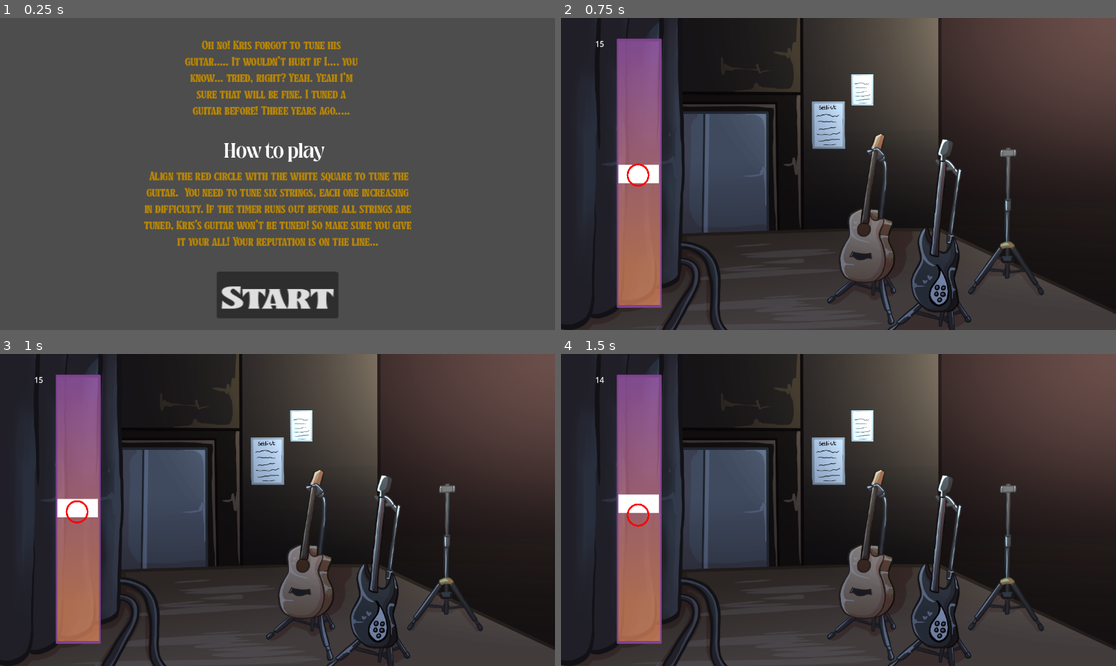
Above: before the commit, frames 1-4 (two rows, left to right).
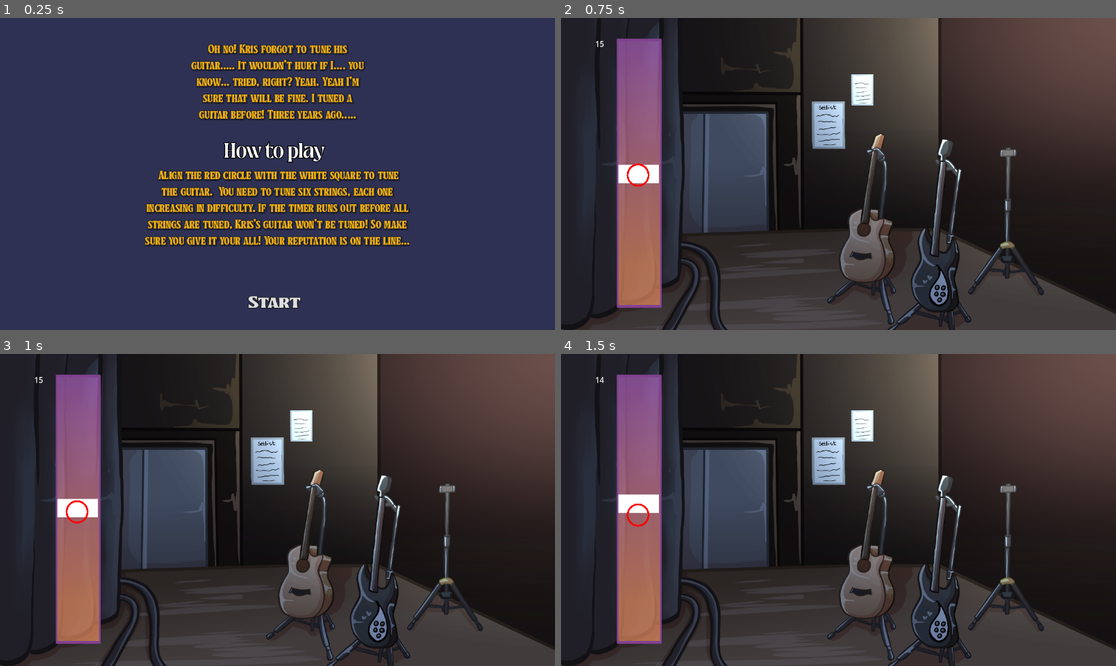
Above: after the commit, the same moments.

Repository: authenticBloodshed/RecklessRoadie
Game: Godot game, scene res://TitleScreen.tscn
The game is run twice, just before and just after one commit, with the same random seed, the same clock (stepped at 60 frames per second) and the same inputs.
Inputs (mouse positions are in pixels of both pictures, inside the frame that each line leads up to):
- Up to frame 1 (0.25 s): no input
- Up to frame 2 (0.75 s): click "Start" at 0.5 s
- Up to frame 3 (1 s): no input
- Up to frame 4 (1.5 s): move the mouse to (960, 494) at 1.27 s

The runs differ from the first frame. In frame 1, 99% of the frame differs, in the area x 0-100%, y 0-100%; in frame 2, nothing differs; in frame 3, nothing differs; in frame 4, nothing differs.

Commit message:
adjusted tutorial screen slightly

Diff:
--- a/Introduction To Godot/TitleScreen.tscn
+++ b/Introduction To Godot/TitleScreen.tscn
@@ -1,13 +1,20 @@
-[gd_scene load_steps=8 format=3 uid="uid://dver56n4kwo3v"]
+[gd_scene load_steps=11 format=3 uid="uid://dver56n4kwo3v"]
 
 [ext_resource type="FontFile" uid="uid://4vyiny430ctn" path="res://Tullamore DEMO.ttf" id="1_ykyrh"]
 [ext_resource type="Script" path="res://StartButton.gd" id="2_bua3y"]
 [ext_resource type="FontFile" uid="uid://bsl22kqe01g6y" path="res://Tullamore DEMO.otf" id="3_vj2fm"]
 [ext_resource type="FontFile" uid="uid://lyh0tftt7x8e" path="res://Fontspring-DEMO-prettyboy-semibold.otf" id="4_ht25a"]
 
+[sub_resource type="Theme" id="Theme_yvf81"]
+
+[sub_resource type="StyleBoxFlat" id="StyleBoxFlat_sdoly"]
+bg_color = Color(1, 1, 1, 1)
+
 [sub_resource type="Theme" id="Theme_qyarw"]
 default_font = ExtResource("1_ykyrh")
-default_font_size = 70
+default_font_size = 69
+
+[sub_resource type="StyleBoxEmpty" id="StyleBoxEmpty_3xi5o"]
 
 [sub_resource type="Theme" id="Theme_10ssr"]
 default_font = ExtResource("3_vj2fm")
@@ -25,38 +32,70 @@
 grow_horizontal = 2
 grow_vertical = 2
 
+[node name="Panel" type="Panel" parent="."]
+self_modulate = Color(0.180392, 0.192157, 0.32549, 1)
+layout_mode = 0
+offset_left = -824.0
+offset_top = -252.0
+offset_right = -784.0
+offset_bottom = -212.0
+scale = Vector2(105.25, 45.3434)
+theme = SubResource("Theme_yvf81")
+theme_override_styles/panel = SubResource("StyleBoxFlat_sdoly")
+
 [node name="StartButton" type="Button" parent="."]
-layout_mode = 0
-offset_left = 450.0
-offset_top = 527.0
-offset_right = 582.0
-offset_bottom = 613.0
-scale = Vector2(1.91108, 1.12681)
+layout_mode = 1
+anchors_preset = 7
+anchor_left = 0.5
+anchor_top = 1.0
+anchor_right = 0.5
+anchor_bottom = 1.0
+offset_left = -66.0
+offset_top = -86.0
+offset_right = 66.0
+grow_horizontal = 2
+grow_vertical = 0
+scale = Vector2(0.897156, 0.601268)
 theme = SubResource("Theme_qyarw")
 theme_override_colors/font_outline_color = Color(0, 0, 0, 1)
+theme_override_constants/outline_size = 5
+theme_override_styles/normal = SubResource("StyleBoxEmpty_3xi5o")
 text = "Start"
 script = ExtResource("2_bua3y")
 
 [node name="Story" type="RichTextLabel" parent="."]
-layout_mode = 0
-offset_left = 374.0
-offset_top = 37.0
-offset_right = 753.0
-offset_bottom = 208.0
+layout_mode = 1
+anchors_preset = 5
+anchor_left = 0.5
+anchor_right = 0.5
+offset_left = -189.5
+offset_top = 45.0
+offset_right = 189.5
+offset_bottom = 216.0
+grow_horizontal = 2
 theme = SubResource("Theme_10ssr")
-theme_override_colors/default_color = Color(0.713726, 0.521569, 0.027451, 1)
+theme_override_colors/default_color = Color(0.92549, 0.682353, 0.0705882, 1)
+theme_override_colors/font_shadow_color = Color(0, 0, 0, 0.321569)
 theme_override_constants/shadow_outline_size = 10
 bbcode_enabled = true
 text = "[center]Oh no! Kris forgot to tune his guitar..... It wouldn't hurt if I.... you know... tried, right? Yeah. Yeah I'm sure that will be fine. I tuned a guitar before! Three years ago....."
 
-[node name="rules" type="RichTextLabel" parent="."]
-layout_mode = 0
-offset_left = 293.0
-offset_top = 309.0
-offset_right = 861.0
-offset_bottom = 480.0
+[node name="Rules" type="RichTextLabel" parent="."]
+layout_mode = 1
+anchors_preset = 7
+anchor_left = 0.5
+anchor_top = 1.0
+anchor_right = 0.5
+anchor_bottom = 1.0
+offset_left = -275.0
+offset_top = -341.0
+offset_right = 275.0
+offset_bottom = -134.0
+grow_horizontal = 2
+grow_vertical = 0
 theme = SubResource("Theme_10ssr")
-theme_override_colors/default_color = Color(0.713726, 0.521569, 0.027451, 1)
+theme_override_colors/default_color = Color(0.92549, 0.682353, 0.0705882, 1)
+theme_override_colors/font_shadow_color = Color(0, 0, 0, 0.321569)
 theme_override_constants/shadow_outline_size = 10
 bbcode_enabled = true
 text = "[center] Align the red circle with the white square to tune the guitar.  You need to tune six strings, each one increasing in difficulty. If the timer runs out before all strings are tuned, Kris's guitar won't be tuned! So make sure you give it your all! Your reputation is on the line..."
@@ -68,6 +107,9 @@
 offset_right = 694.0
 offset_bottom = 321.0
 theme = SubResource("Theme_jrqtx")
+theme_override_colors/font_outline_color = Color(0, 0, 0, 1)
+theme_override_constants/shadow_outline_size = 3
+theme_override_constants/outline_size = 7
 bbcode_enabled = true
 text = "[center] How to play"
 
